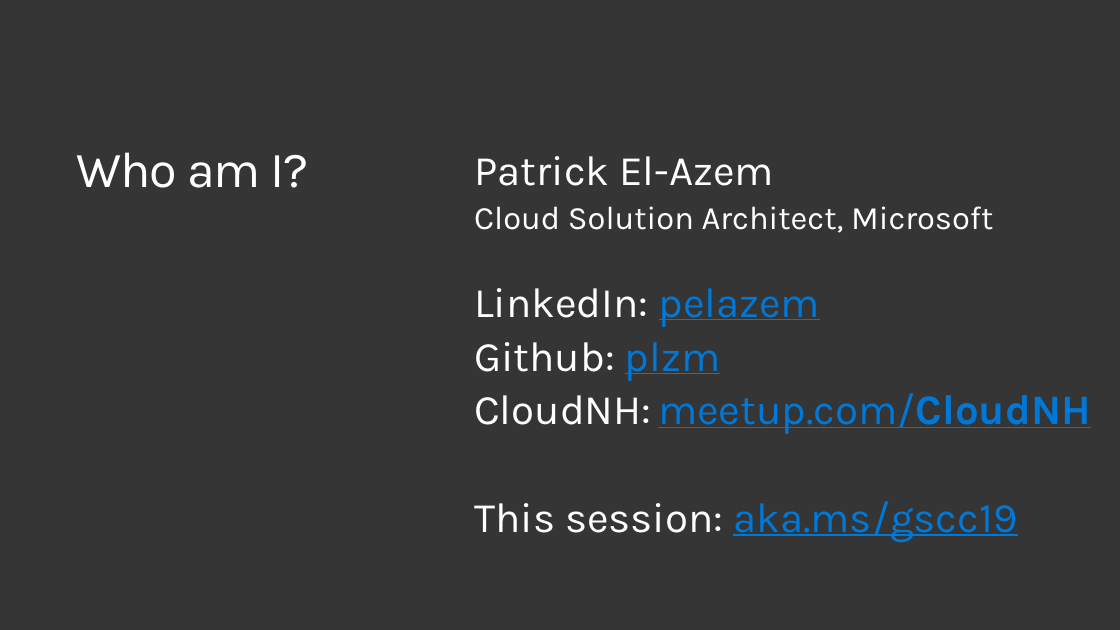
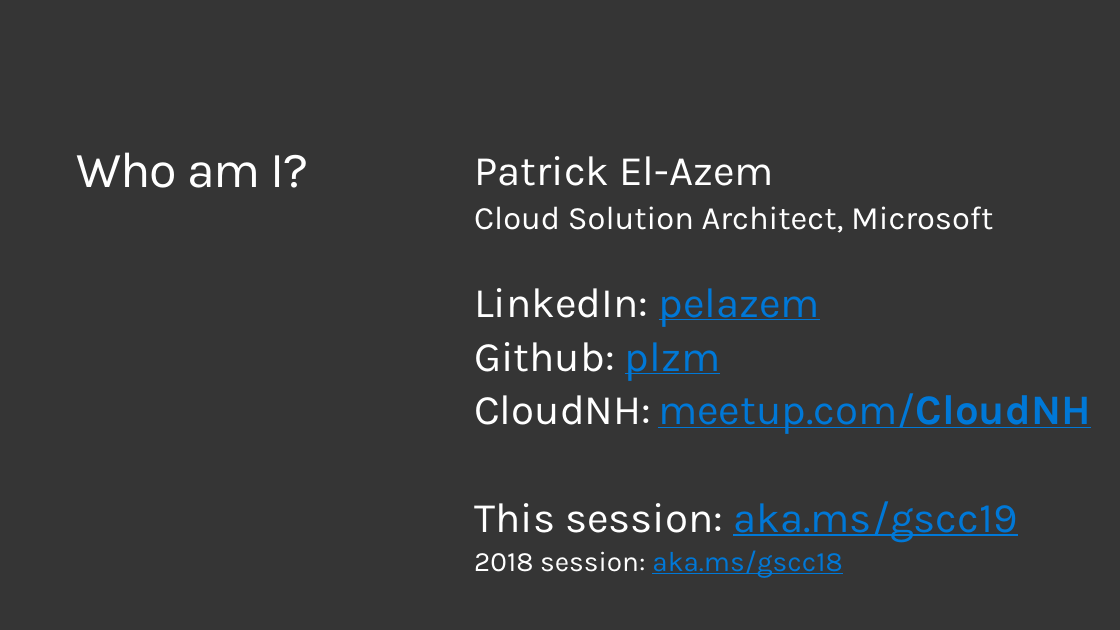
Before and after one commit to plzm/events, a slide deck: slide 2 of GraniteStateCodeCamp2019/gscc19-pelazem.pptx. Drawn at 1120x630 pixels with LibreOffice and Linux fonts; fonts in the diff are those of the drawing; background and template pictures are left out. Boxes give left, top, right and bottom in pixels: in the first picture for what was removed or moved away, otherwise in the second. Text is boxed around its words. In the diff, an @@ line names an element or a change of style, - is before the commit and + after.

Commit message:
Update GSCC19 deck

```diff
--- a/GraniteStateCodeCamp2019/gscc19-pelazem.pptx
+++ b/GraniteStateCodeCamp2019/gscc19-pelazem.pptx
@@ text at (474,550,842,577): paragraph added @@
+2018 session: aka.ms/gscc18
```
Also in this commit, not shown: 4 other slides changed, 4 slides added, 1 slide removed.
